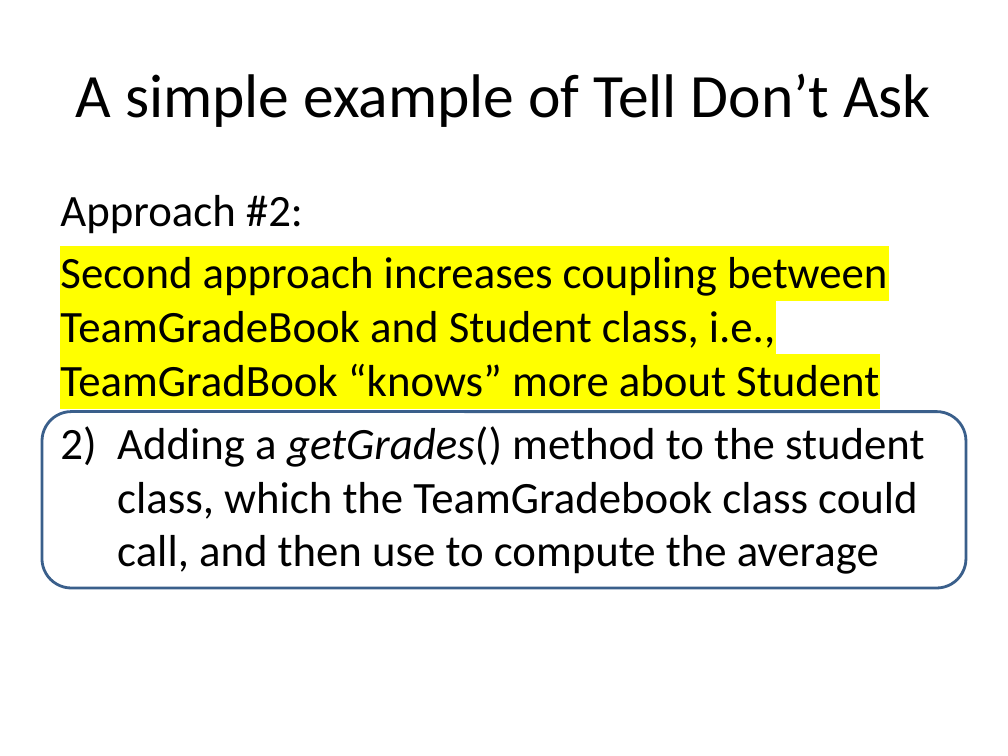
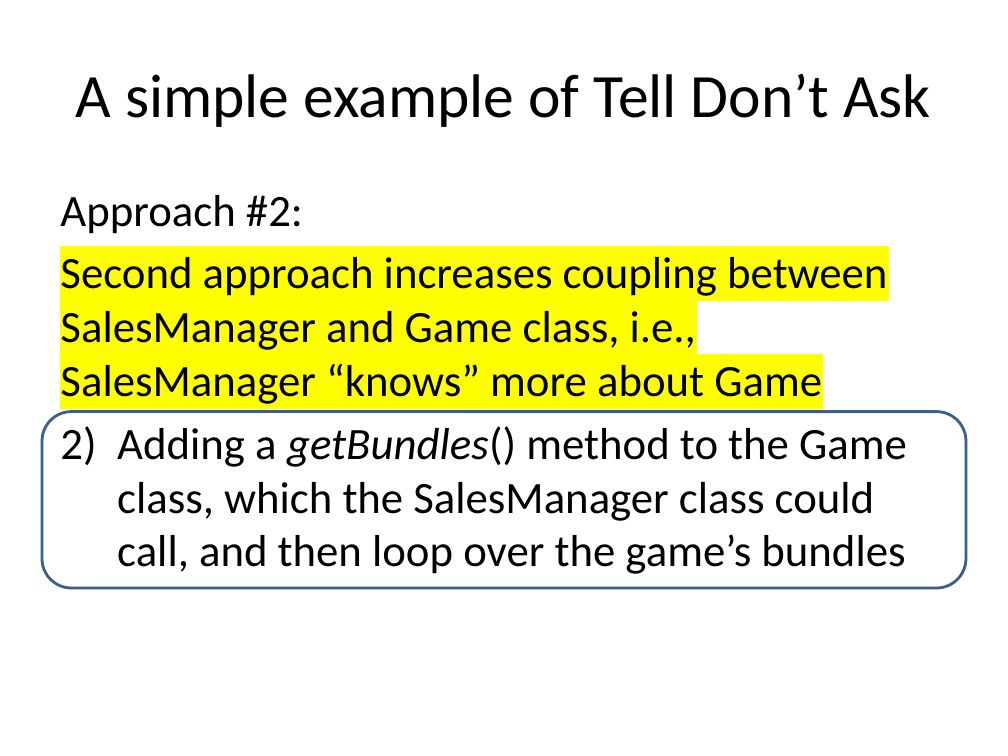
Before and after one commit to RHIT-CSSE/csse220, a slide deck: slide 12 of ClassMaterials/CohesionAndCoupling/Slides/Part2-OOD-DP4-TellDoNotAsk.pptx (slide 10 before the commit). Drawn at 1008x756 pixels with LibreOffice and Linux fonts; fonts in the diff are those of the drawing. Boxes give left, top, right and bottom in pixels: in the first picture for what was removed or moved away, otherwise in the second. Text is boxed around its words. In the diff, an @@ line names an element or a change of style, - is before the commit and + after.

Commit message:
Replace TeamGradebook example with VaporSalesManager example.

```diff
--- a/ClassMaterials/CohesionAndCoupling/Slides/Part2-OOD-DP4-TellDoNotAsk.pptx
+++ b/ClassMaterials/CohesionAndCoupling/Slides/Part2-OOD-DP4-TellDoNotAsk.pptx
@@ text at bbox=[60, 257, 907, 574]: text changed @@
-Second approach increases coupling between TeamGradeBook and Student class, i.e., TeamGradBook “knows” more about Student
-2) Adding a getGrades() method to the student class, which the TeamGradebook class could call, and then use to compute the average
+Second approach increases coupling between SalesManager and Game class, i.e., SalesManager “knows” more about Game
+2) Adding a getBundles() method to the Game class, which the SalesManager class could call, and then loop over the game’s bundles
```
Also in this commit, not shown: 7 other slides changed, 4 slides added, 2 slides removed.
